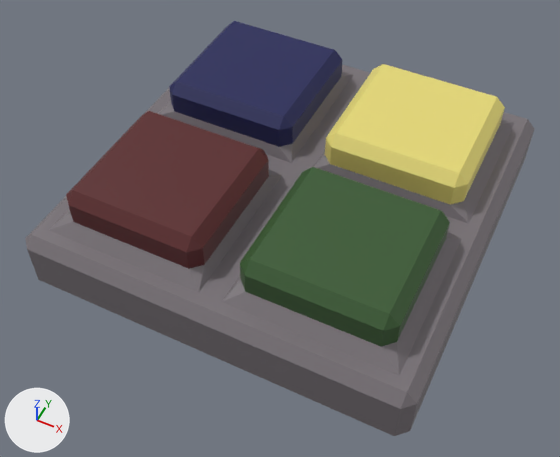
Renders of the glTF model project/assets/models/simon/simon_yellow.glb from each side of a commit.
Rendered twice from a 50 mm camera at (0.464, -1.004, 1.136) aimed at (0.001, -0.078, -0.021). Arrows for +X, +Y and +Z are at lower left; the lights stay in place. Vertices at the same position are counted once.

Objects in the first picture: 'Simon'.
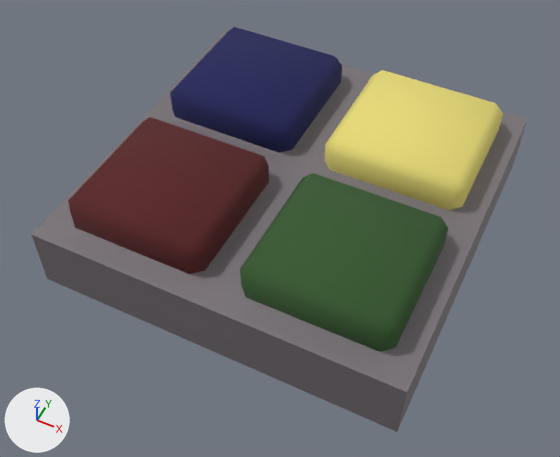
Where the change shows, as pixel boxes (x1, y1, x2, y2) in the pictures (560 x 457 px):
```json
{"object": "Simon", "change": "surface changed, reshaped", "before": [25, 21, 534, 436], "after": [31, 27, 528, 432]}
{"part": 1, "of": "me_cube_006", "change": "cut back", "before": [25, 21, 534, 436], "after": [32, 27, 527, 432]}
```

Edits to the scene script, one JSON object a line:
```json
{"op": "set", "path": "mat_dark_red.roughness", "old": "0.5", "new": "1.0"}
{"op": "set", "path": "mat_dark_blue.roughness", "old": "0.5", "new": "1.0"}
{"block": "me_cube_006", "where": "# used by ob_simon; location = (0.0, 0.0, 0.0)"}
{"op": "remove", "block": "me_cube_006", "code": "me_cube_006.from_pydata(...)  # 138 vertices, 272 faces; spans x -0.385..0.385, y -0.385..0.385, z -0.065..0.149"}
{"op": "add", "block": "me_cube_006", "code": "me_cube_006.from_pydata(...)  # 114 vertices, 224 faces; spans x -0.365..0.365, y -0.365..0.365, z -0.065..0.133"}
{"block": "me_cube_006", "change": "me_cube_006 part 1"}
{"block": "me_cube_006", "change": "24 vertices are removed from x -0.385..0.385, y -0.385..0.385, z -0.045..0.045"}
{"block": "me_cube_006", "change": "64 faces are deleted"}
{"block": "me_cube_006", "change": "80 vertices in x -0.321..0.321, y -0.317..0.317, z 0.085..0.149 move by (0.0, 0.0, -0.016)"}
{"block": "me_cube_006", "change": "16 new faces join them, mat_material_003 (grey #797277)"}
{"block": "me_cube_006", "change": "me_cube_006 part 2: the surface is now shaded smooth"}
```
